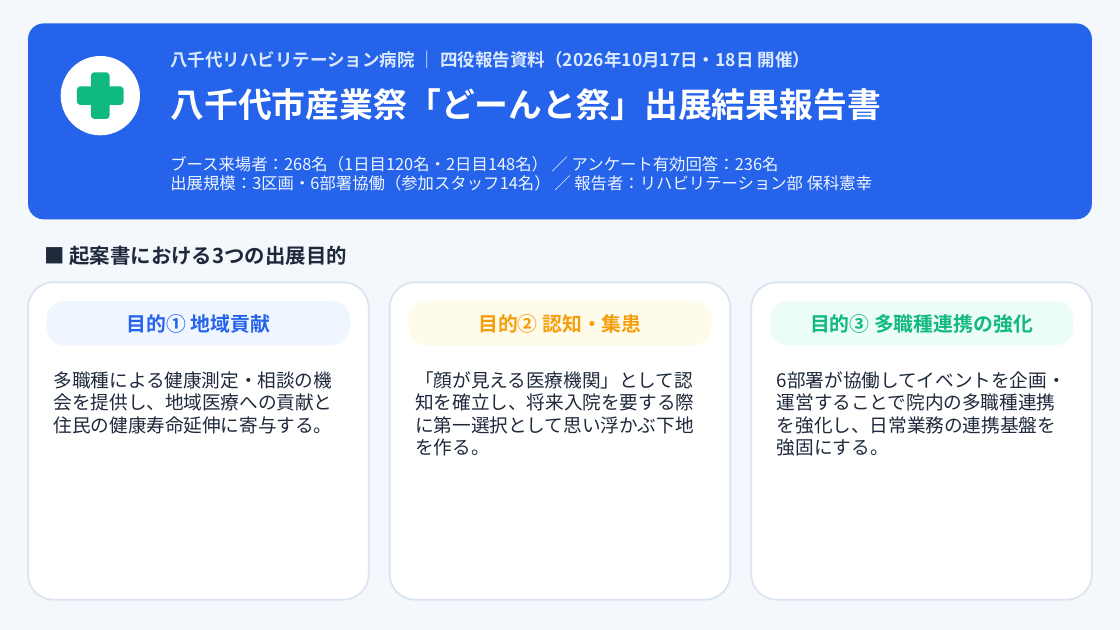
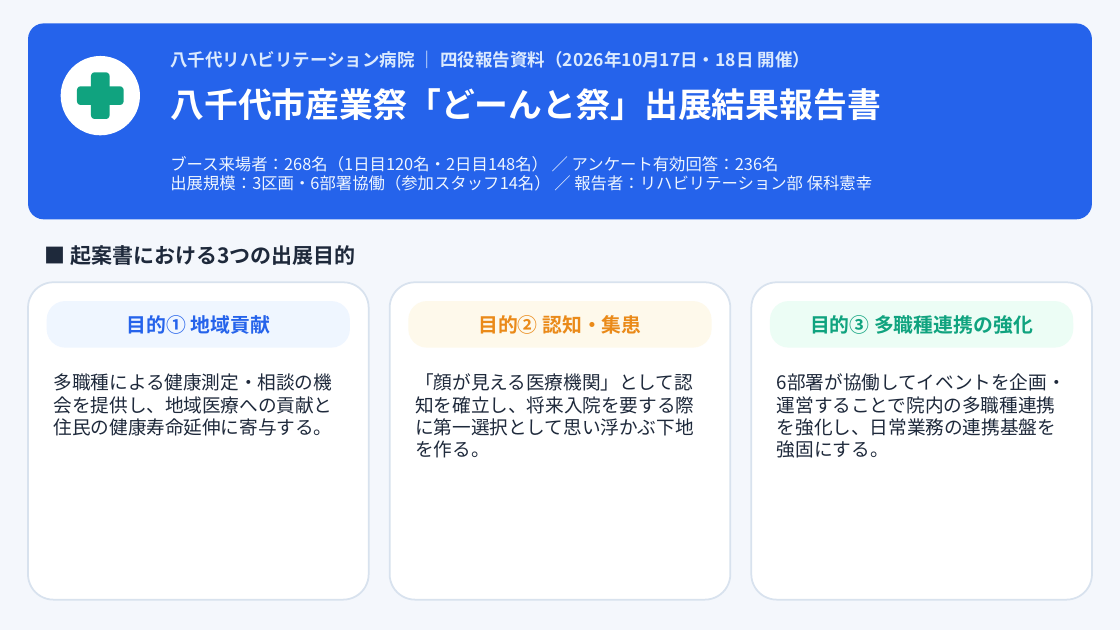
Before and after one commit to noriyukihoshina/yachiyo-survey-analyzer, a slide deck: slide 1 of report_presentation.pptx. Drawn at 1120x630 pixels with LibreOffice and Linux fonts; fonts in the diff are those of the drawing. Boxes give left, top, right and bottom in pixels: in the first picture for what was removed or moved away, otherwise in the second. Text is boxed around its words. In the diff, an @@ line names an element or a change of style, - is before the commit and + after.

```diff
--- a/report_presentation.pptx
+++ b/report_presentation.pptx
@@ rectangle at <box>0,0,1120,630</box>: fill #F4F7FB to #F4F7FC @@
@@ rounded rectangle at <box>77,87,124,105</box>: fill #10B981 to #10A37F @@
@@ rounded rectangle at <box>91,72,109,119</box>: fill #10B981 to #10A37F @@
@@ text "■ 起案書における3つの出展目的" at <box>70,245,355,265</box>: size 17.5 to 18 pt @@
@@ outline #DBE4F0 1.5 pt to #D8E2EE 1.5 pt in 3 elements at <box>28,282,369,600</box>, <box>390,282,731,600</box>, <box>751,282,1092,600</box> @@
@@ text "目的② 認知・集患" at <box>478,315,641,334</box>: text colour #F59E0B to #EA8A19 @@
@@ rounded rectangle at <box>408,301,712,348</box>: fill #FFFBEB to #FEF9EB @@
@@ text "目的③ 多職種連携の強化" at <box>810,315,1033,334</box>: text colour #10B981 to #10A37F @@
```
Also in this commit, not shown: 21 other slides changed, 3 other files.
